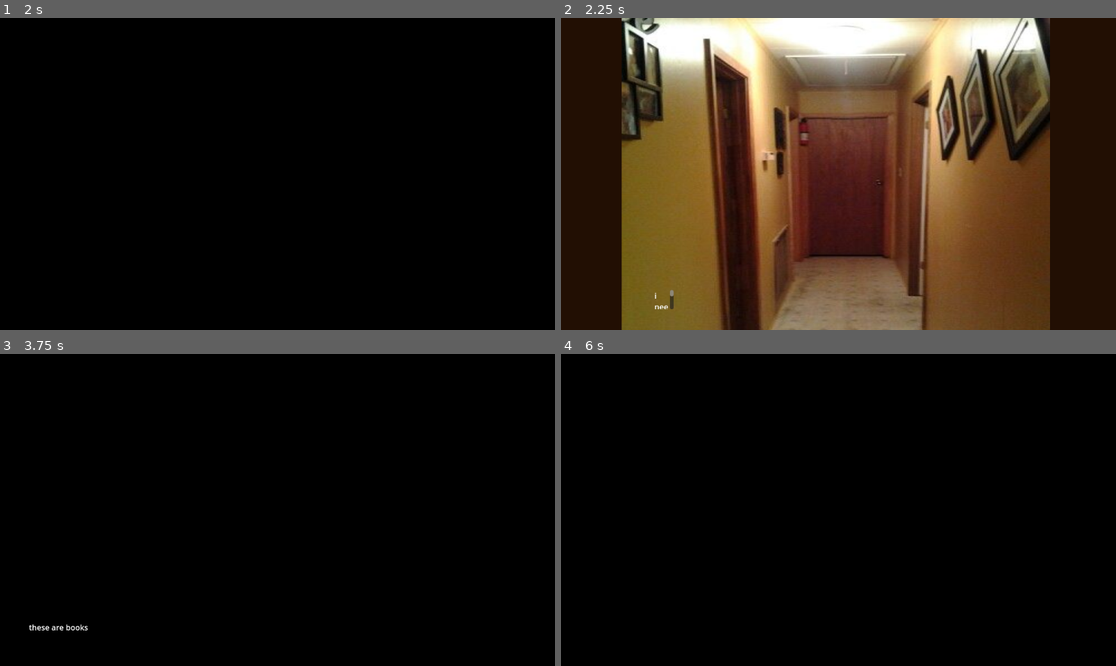
Above: before the commit, frames 1-4 (two rows, left to right).
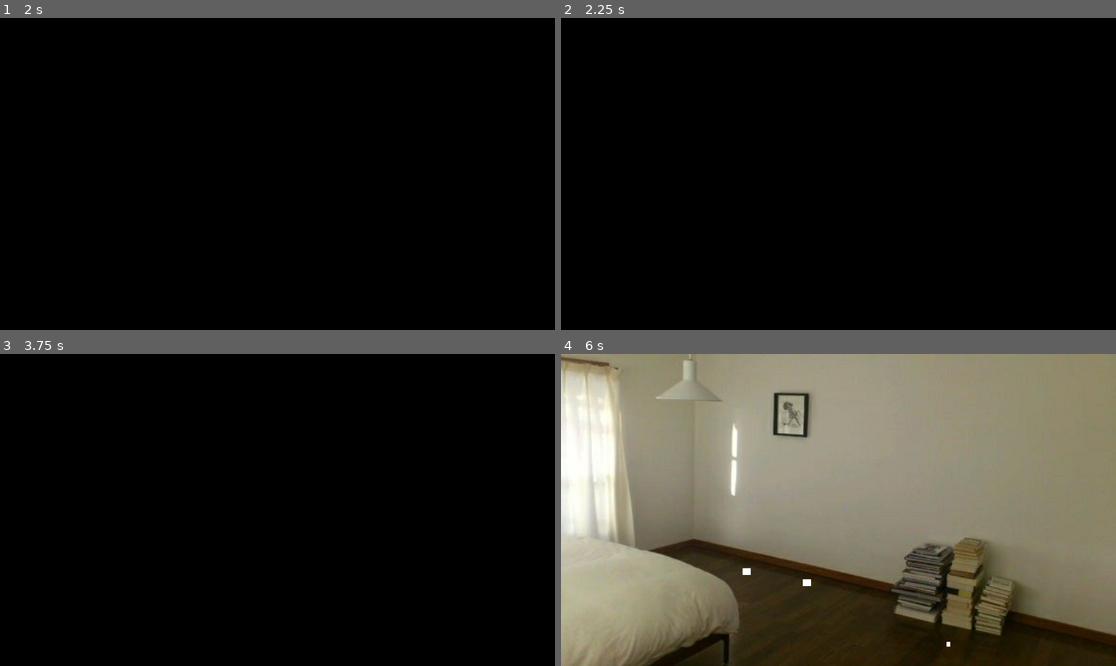
Above: after the commit, the same moments.

Repository: KURUKURURU/Dead-In-Winifred
Game: Godot game, scene res://menu/start_menu.tscn
Two runs of this game, one before a commit and one after it. Both use one fixed random seed, a clock stepped at 60 frames per second and the inputs below. Sound files missing from this copy of the repository are replaced by a short silence.
Inputs (mouse positions are in pixels of both pictures, inside the frame that each line leads up to; where the layout moved, square brackets give the same spot in the first picture):
- Up to frame 1 (2 s): click "Play" at 0.5 s; click "Play" at 1.25 s
- Up to frame 2 (2.25 s): click (1088, 174) at 2 s
- Up to frame 3 (3.75 s): click (527, 510) [283, 644] at 2.75 s; click (388, 588) at 3.5 s
- Up to frame 4 (6 s): tap Enter at 4.25 s; move the mouse to (960, 494) at 4.27 s; press the mouse at (960, 494) at 4.28 s; hold Right 4.28-5.03 s; tap Space at 5 s; move the mouse to (727, 525) at 5.02 s; release the mouse at (727, 525) at 5.03 s; hold Down 5.03-5.78 s; click (727, 525) at 5.1 s; move the mouse to (894, 441) at 5.77 s; press the mouse at (894, 441) at 5.78 s; hold Right from 5.78 s (still down); tap Alt at 5.85 s

Frame 1 is identical in both runs. In frame 2, 99% of the frame differs, in the area x 0-100%, y 0-100%; in frame 3, 0.1%; in frame 4, 99%.

Commit message:
made vacuum

Diff:
--- a/experiment/closet.gd
+++ b/experiment/closet.gd
@@ -1,10 +1,26 @@
 extends Node2D
 
+@onready var vacuum_audio = AudioMusic.get_node("vacuum_audio")
+
 func _ready() -> void:
-	pass
+	vacuum_audio.stop()
+	$vacuum_handle.hide()
 
 func _process(delta: float) -> void:
-	pass
+	if Global.vacuum:
+		if Input.is_action_pressed("click"):
+			if !vacuum_audio.playing:
+				vacuum_audio.play()
+			$vacuum_handle.show()
+
+		if Input.is_action_just_released("click"):
+			$vacuum_handle.hide()
+			vacuum_audio.stop()
 
 func _on_vacuum_pressed() -> void:
-	pass # Replace with function body.
+	if Global.clean_mode and !Global.close_vacuum:
+		Global.vacuum = true
+
+
+func _on_texture_button_pressed() -> void:
+	get_tree().change_scene_to_file("uid://1pqvj87kweg1")
--- a/experiment/global.gd
+++ b/experiment/global.gd
@@ -2,6 +2,13 @@
 @onready var key = false
 @onready var key2 = false
 @onready var key3 = false
+
+@onready var clean_mode = false
+@onready var vacuum = false
+@onready var clean_score = 0
+@onready var close_vacuum = false
+
+@onready var vacuum_audio = AudioMusic.get_node("vacuum_audio")
 
 # Called when the node enters the scene tree for the first time.
 func _ready() -> void:
@@ -10,4 +17,10 @@
 
 # Called every frame. 'delta' is the elapsed time since the previous frame.
 func _process(delta: float) -> void:
-	pass
+	if clean_score == 6:
+
+		vacuum_audio.stop()
+
+		clean_mode = false
+		vacuum = false
+		close_vacuum = true
--- a/experiment/node_2d.gd
+++ b/experiment/node_2d.gd
@@ -1,21 +1,70 @@
 extends Node2D
-
+@onready var vacuum_audio = AudioMusic.get_node("vacuum_audio")
 
 func _on_up_pressed() -> void:
 	get_tree().change_scene_to_file("uid://chanjw20tcrdl")
 
 
 func _on_texture_button_pressed() -> void:
-	get_tree().change_scene_to_file("uid://bjhd7u0qrknsx")
+	if Global.clean_mode and Global.clean_score != 3:
+		$RichTextLabel.text = "I should finish cleaning here."
+		await wait(2.0)
+		$RichTextLabel.text = ""
+	else:
+		get_tree().change_scene_to_file("uid://bjhd7u0qrknsx")
+
+func _process(delta):
+	if Global.clean_score == 6:
+		$JoRoom.show()
+		$vacuum_handle.hide()
+		$RichTextLabel.text = "I finished cleaning, I should wake Jo up. Her room is to the left."
+		await wait(2.0)
+		$RichTextLabel.text = ""
+
+	if Global.vacuum:
+		if Input.is_action_pressed("click"):
+			if !vacuum_audio.playing:
+				vacuum_audio.play()
+			$vacuum_handle.show()
+			#if $dirt/Area2D.overlaps_body($vacuum_handle):
+				#$dirt.hide()
+
+		if Input.is_action_just_released("click"):
+			$vacuum_handle.hide()
+			vacuum_audio.stop()
 
 func _ready() -> void:
+	$JoRoom.hide()
+	$dirt.show()
+	vacuum_audio.stop()
+	$vacuum_handle.hide()
+
 	if !Global.key3:
+		Global.clean_mode = true
+
 		$RichTextLabel.show()
 		$RichTextLabel.text = "i need to clean the house a bit."
+
 		await wait(3.0)
+
 		$RichTextLabel.hide()
 		$RichTextLabel.text = ""
 		Global.key3 = true
 
+
 func wait(seconds: float) -> void:
 	await get_tree().create_timer(seconds).timeout
+
+
+func _on_rightcloset_pressed() -> void:
+	get_tree().change_scene_to_file("uid://j5bu0oufh0y")
+
+
+#func _on_dirt_mouse_entered():
+	#if Global.clean_mode and Input.is_action_pressed("click"):
+		#if
+			#$dirt.hide()
+
+
+func _on_jo_room_pressed() -> void:
+	get_tree().change_scene_to_file("uid://bm5cbav62bwf6")
--- a/experiment/scenesssssssss/Start_Bedroom.tscn
+++ b/experiment/scenesssssssss/Start_Bedroom.tscn
@@ -6,6 +6,9 @@
 [ext_resource type="Texture2D" uid="uid://dm7hye0ta24bl" path="res://ph/buttons_PNG176.png" id="4_2qsre"]
 [ext_resource type="AudioStream" uid="uid://cbb16gs6fsfmi" path="res://sfx/572702__trp__180711-morning-early-night-hawk-robins-summer-toronto.mp3" id="4_cnhfx"]
 [ext_resource type="AudioStream" uid="uid://bjo36rpjj3bnp" path="res://sfx/829979__kanaizo__reflective-ambience-1.wav" id="6_cnhfx"]
+[ext_resource type="Texture2D" uid="uid://csqmfknj6335d" path="res://ph/412QYpr7RyL._UF894,1000_QL80_.jpg" id="7_s5wgs"]
+[ext_resource type="Script" uid="uid://cl5dnpp3saop0" path="res://scenesssssssss/vacuum_handle.gd" id="8_wlggr"]
+[ext_resource type="Script" uid="uid://bsuqb6je37awl" path="res://scenesssssssss/dirt.gd" id="9_wlggr"]
 
 [node name="Main_Image" type="TextureRect"]
 offset_top = -85.0
@@ -14,20 +17,6 @@
 scale = Vector2(1.9860594, 1.7082522)
 texture = ExtResource("1_3cd0j")
 script = ExtResource("2_jka5c")
-
-[node name="1" type="Node" parent="."]
-
-[node name="EyesClosed" type="ColorRect" parent="1"]
-visible = false
-offset_left = -10.999999
-offset_top = -11.999992
-offset_right = 29.0
-offset_bottom = 28.000008
-scale = Vector2(29.181875, 16.71018)
-color = Color(0, 0, 0, 1)
-
-[node name="Alarm" type="AudioStreamPlayer" parent="1"]
-stream = ExtResource("3_2qsre")
 
 [node name="2" type="Node" parent="."]
 
@@ -53,6 +42,14 @@
 offset_right = 415.0
 offset_bottom = 596.0
 
+[node name="vacuum_handle" type="TextureRect" parent="2"]
+offset_top = -85.0
+offset_right = 894.0
+offset_bottom = 809.0
+scale = Vector2(0.15828253, 0.15828253)
+texture = ExtResource("7_s5wgs")
+script = ExtResource("8_wlggr")
+
 [node name="Wind" type="AudioStreamPlayer" parent="."]
 stream = ExtResource("4_cnhfx")
 volume_db = -26.605
@@ -62,6 +59,50 @@
 stream = ExtResource("6_cnhfx")
 volume_db = -16.324
 
-[connection signal="finished" from="1/Alarm" to="." method="_on_alarm_finished"]
+[node name="dirt3" type="ColorRect" parent="."]
+layout_mode = 0
+offset_left = 189.82318
+offset_top = 309.67328
+offset_right = 229.82318
+offset_bottom = 349.67328
+scale = Vector2(0.20458725, 0.20458725)
+script = ExtResource("9_wlggr")
+
+[node name="dirt4" type="ColorRect" parent="."]
+layout_mode = 0
+offset_left = 253.26532
+offset_top = 323.72266
+offset_right = 293.26532
+offset_bottom = 363.72266
+scale = Vector2(0.20458725, 0.20458725)
+script = ExtResource("9_wlggr")
+
+[node name="dirt5" type="ColorRect" parent="."]
+layout_mode = 0
+offset_left = 403.31116
+offset_top = 399.82388
+offset_right = 443.31116
+offset_bottom = 439.82388
+scale = Vector2(0.09498718, 0.14248042)
+script = ExtResource("9_wlggr")
+
+[node name="1" type="Node" parent="."]
+
+[node name="EyesClosed" type="ColorRect" parent="1"]
+visible = false
+offset_left = -10.999999
+offset_top = -11.999992
+offset_right = 29.0
+offset_bottom = 28.000008
+scale = Vector2(29.181875, 16.71018)
+color = Color(0, 0, 0, 1)
+
+[node name="Alarm" type="AudioStreamPlayer" parent="1"]
+stream = ExtResource("3_2qsre")
+
 [connection signal="pressed" from="2/TextureButton" to="." method="_on_texture_button_pressed"]
 [connection signal="pressed" from="2/Books" to="." method="_on_books_pressed"]
+[connection signal="mouse_entered" from="dirt3" to="dirt3" method="_on_mouse_entered"]
+[connection signal="mouse_entered" from="dirt4" to="dirt4" method="_on_mouse_entered"]
+[connection signal="mouse_entered" from="dirt5" to="dirt5" method="_on_mouse_entered"]
+[connection signal="finished" from="1/Alarm" to="." method="_on_alarm_finished"]
--- a/experiment/scenesssssssss/audio_music.tscn
+++ b/experiment/scenesssssssss/audio_music.tscn
@@ -1,6 +1,7 @@
-[gd_scene load_steps=2 format=3 uid="uid://6pjcsxp8lx5s"]
+[gd_scene load_steps=3 format=3 uid="uid://6pjcsxp8lx5s"]
 
 [ext_resource type="AudioStream" uid="uid://bjo36rpjj3bnp" path="res://sfx/829979__kanaizo__reflective-ambience-1.wav" id="1_onp7k"]
+[ext_resource type="AudioStream" uid="uid://dvlcx6e370xlj" path="res://sfx/vacuum.mp3" id="2_7a42h"]
 
 [node name="AudioMusic" type="Node2D"]
 
@@ -8,3 +9,7 @@
 stream = ExtResource("1_onp7k")
 volume_db = -16.324
 autoplay = true
+
+[node name="vacuum_audio" type="AudioStreamPlayer" parent="."]
+stream = ExtResource("2_7a42h")
+volume_db = -16.324
--- /dev/null
+++ b/experiment/scenesssssssss/closet.tscn
@@ -0,0 +1,50 @@
+[gd_scene load_steps=6 format=3 uid="uid://j5bu0oufh0y"]
+
+[ext_resource type="Script" uid="uid://brlhx2bypbs6i" path="res://closet.gd" id="1_3i4cu"]
+[ext_resource type="Texture2D" uid="uid://dbyajnoo5qsx1" path="res://ph/2efeb2d7dee988e4ac1a9f740565bff9.jpg" id="2_op0k1"]
+[ext_resource type="Texture2D" uid="uid://dm7hye0ta24bl" path="res://ph/buttons_PNG176.png" id="3_6kryy"]
+[ext_resource type="Texture2D" uid="uid://csqmfknj6335d" path="res://ph/412QYpr7RyL._UF894,1000_QL80_.jpg" id="4_gncxl"]
+[ext_resource type="Script" uid="uid://cl5dnpp3saop0" path="res://scenesssssssss/vacuum_handle.gd" id="5_427h8"]
+
+[node name="closet" type="Node2D"]
+script = ExtResource("1_3i4cu")
+
+[node name="ColorRect" type="ColorRect" parent="."]
+offset_right = 40.0
+offset_bottom = 40.0
+scale = Vector2(28.777462, 16.172998)
+color = Color(0.8392157, 0.8392157, 0.80784315, 1)
+
+[node name="TextureRect" type="TextureRect" parent="."]
+offset_left = 295.0
+offset_top = -115.99999
+offset_right = 1031.0
+offset_bottom = 1192.0
+scale = Vector2(0.8063197, 0.6025883)
+texture = ExtResource("2_op0k1")
+
+[node name="vacuum" type="TextureButton" parent="."]
+offset_left = 650.0
+offset_top = 258.0
+offset_right = 690.0
+offset_bottom = 298.0
+scale = Vector2(2.8938062, 9.052329)
+
+[node name="TextureButton" type="TextureButton" parent="."]
+offset_left = 269.00012
+offset_top = 525.99994
+offset_right = 909.0001
+offset_bottom = 845.99994
+rotation = 0.0021277666
+scale = Vector2(1, 0.321167)
+texture_hover = ExtResource("3_6kryy")
+
+[node name="vacuum_handle" type="TextureRect" parent="."]
+offset_right = 40.0
+offset_bottom = 40.0
+scale = Vector2(0.15828253, 0.15828253)
+texture = ExtResource("4_gncxl")
+script = ExtResource("5_427h8")
+
+[connection signal="pressed" from="vacuum" to="." method="_on_vacuum_pressed"]
+[connection signal="pressed" from="TextureButton" to="." method="_on_texture_button_pressed"]
--- /dev/null
+++ b/experiment/scenesssssssss/dirt.gd
@@ -0,0 +1,11 @@
+extends ColorRect
+
+
+func _on_mouse_entered():
+	if Global.vacuum and Input.is_action_pressed("click"):
+		Global.clean_score = Global.clean_score + 1
+		hide()
+
+func _process(delta: float) -> void:
+	if Global.clean_score == 6:
+		hide()
--- a/experiment/scenesssssssss/hall.tscn
+++ b/experiment/scenesssssssss/hall.tscn
@@ -1,8 +1,11 @@
-[gd_scene load_steps=4 format=3 uid="uid://1pqvj87kweg1"]
+[gd_scene load_steps=7 format=3 uid="uid://1pqvj87kweg1"]
 
 [ext_resource type="Script" uid="uid://cg637egn7obw2" path="res://node_2d.gd" id="1_42m6i"]
 [ext_resource type="Texture2D" uid="uid://bydxpgl0rb1ui" path="res://ph/f601acb51b000328dc122b0d76300fa2.jpg" id="2_158t0"]
 [ext_resource type="Texture2D" uid="uid://dm7hye0ta24bl" path="res://ph/buttons_PNG176.png" id="3_158t0"]
+[ext_resource type="Texture2D" uid="uid://csqmfknj6335d" path="res://ph/412QYpr7RyL._UF894,1000_QL80_.jpg" id="4_6vlh0"]
+[ext_resource type="Script" uid="uid://cl5dnpp3saop0" path="res://scenesssssssss/vacuum_handle.gd" id="5_pqkwr"]
+[ext_resource type="Script" uid="uid://bsuqb6je37awl" path="res://scenesssssssss/dirt.gd" id="6_pqkwr"]
 
 [node name="Hall" type="Node2D"]
 script = ExtResource("1_42m6i")
@@ -28,6 +31,13 @@
 offset_bottom = 245.0
 scale = Vector2(4.3199744, 7.205745)
 
+[node name="rightcloset" type="TextureButton" parent="."]
+offset_left = 706.0
+offset_top = 157.99998
+offset_right = 746.0
+offset_bottom = 197.99998
+scale = Vector2(1.7707641, 11.285717)
+
 [node name="TextureButton" type="TextureButton" parent="."]
 offset_left = 268.0
 offset_top = 569.00006
@@ -39,8 +49,54 @@
 [node name="RichTextLabel" type="RichTextLabel" parent="."]
 offset_left = 194.0
 offset_top = 565.0
-offset_right = 234.0
+offset_right = 563.0
 offset_bottom = 605.0
 
+[node name="vacuum_handle" type="TextureRect" parent="."]
+offset_right = 40.0
+offset_bottom = 40.0
+scale = Vector2(0.15828253, 0.15828253)
+texture = ExtResource("4_6vlh0")
+script = ExtResource("5_pqkwr")
+
+[node name="dirt" type="ColorRect" parent="."]
+offset_left = 522.0
+offset_top = 541.00006
+offset_right = 562.0
+offset_bottom = 581.00006
+scale = Vector2(0.30545747, 0.30545747)
+script = ExtResource("6_pqkwr")
+
+[node name="dirt2" type="ColorRect" parent="."]
+offset_left = 562.0
+offset_top = 559.00006
+offset_right = 602.0
+offset_bottom = 599.00006
+scale = Vector2(0.30545747, 0.30545747)
+script = ExtResource("6_pqkwr")
+
+[node name="dirt3" type="ColorRect" parent="."]
+offset_left = 694.0
+offset_top = 578.0
+offset_right = 734.0
+offset_bottom = 618.0
+scale = Vector2(0.20458725, 0.20458725)
+script = ExtResource("6_pqkwr")
+
+[node name="JoRoom" type="TextureButton" parent="."]
+offset_left = 322.0
+offset_top = 101.99999
+offset_right = 362.0
+offset_bottom = 142.0
+scale = Vector2(2.2142107, 16.57343)
+
 [connection signal="pressed" from="up" to="." method="_on_up_pressed"]
+[connection signal="pressed" from="rightcloset" to="." method="_on_rightcloset_pressed"]
 [connection signal="pressed" from="TextureButton" to="." method="_on_texture_button_pressed"]
+[connection signal="mouse_entered" from="dirt" to="." method="_on_dirt_mouse_entered"]
+[connection signal="mouse_entered" from="dirt" to="dirt" method="_on_mouse_entered"]
+[connection signal="mouse_entered" from="dirt2" to="." method="_on_dirt_mouse_entered"]
+[connection signal="mouse_entered" from="dirt2" to="dirt2" method="_on_mouse_entered"]
+[connection signal="mouse_entered" from="dirt3" to="." method="_on_dirt_mouse_entered"]
+[connection signal="mouse_entered" from="dirt3" to="dirt3" method="_on_mouse_entered"]
+[connection signal="pressed" from="JoRoom" to="." method="_on_jo_room_pressed"]
--- /dev/null
+++ b/experiment/scenesssssssss/jo_room.tscn
@@ -0,0 +1,3 @@
+[gd_scene format=3 uid="uid://bm5cbav62bwf6"]
+
+[node name="JoRoom" type="Node2D"]
--- a/experiment/scenesssssssss/start_bedroom.gd
+++ b/experiment/scenesssssssss/start_bedroom.gd
@@ -1,7 +1,9 @@
 extends TextureRect
-
+@onready var vacuum_audio = AudioMusic.get_node("vacuum_audio")
 
 func _ready() -> void:
+	$"2/vacuum_handle".hide()
+	vacuum_audio.stop()
 	$"2/RichTextLabel".text = ""
 	if !Global.key:
 		$"1/EyesClosed".show()
@@ -12,7 +14,18 @@
 
 
 func _process(delta: float) -> void:
-	pass
+	if Global.vacuum:
+		if Input.is_action_pressed("click"):
+			if !vacuum_audio.playing:
+				vacuum_audio.play()
+			$"2/vacuum_handle".show()
+
+		if Input.is_action_just_released("click"):
+			$"2/vacuum_handle".hide()
+			vacuum_audio.stop()
+
+	if Global.clean_score == 6:
+		$"2/vacuum_handle".hide()
 
 func wait(seconds: float) -> void:
 	await get_tree().create_timer(seconds).timeout
@@ -23,10 +36,8 @@
 	Global.key = true
 	$Music.play()
 
-
 func _on_texture_button_pressed() -> void:
 	get_tree().change_scene_to_file("uid://1pqvj87kweg1")
-
 
 func _on_books_pressed() -> void:
 	$"2/RichTextLabel".text = "these are books"
--- /dev/null
+++ b/experiment/scenesssssssss/vacuum_handle.gd
@@ -0,0 +1,4 @@
+extends TextureRect
+
+func _process(delta):
+	position = get_viewport().get_mouse_position()
Binary file added: experiment/ph/2efeb2d7dee988e4ac1a9f740565bff9.jpg
Not shown, added: experiment/ph/2efeb2d7dee988e4ac1a9f740565bff9.jpg.import
Binary file added: experiment/ph/412QYpr7RyL._UF894,1000_QL80_.jpg
Not shown, added: experiment/ph/412QYpr7RyL._UF894,1000_QL80_.jpg.import
Not shown: 1 places in experiment/scenesssssssss/Start_Bedroom.tscn that only renumber resources
Not shown, added: experiment/scenesssssssss/dirt.gd.uid
Not shown, added: experiment/scenesssssssss/vacuum_handle.gd.uid
Not shown, added: experiment/sfx/vacuum.mp3.import
Not shown, changed: .DS_Store
Not shown, changed: experiment/.DS_Store
Not shown, added: experiment/ph/black-handheld-vacuum-cleaner_191095-81966.avif
Not shown, added: experiment/sfx/.DS_Store
(and 1 more such lines)
